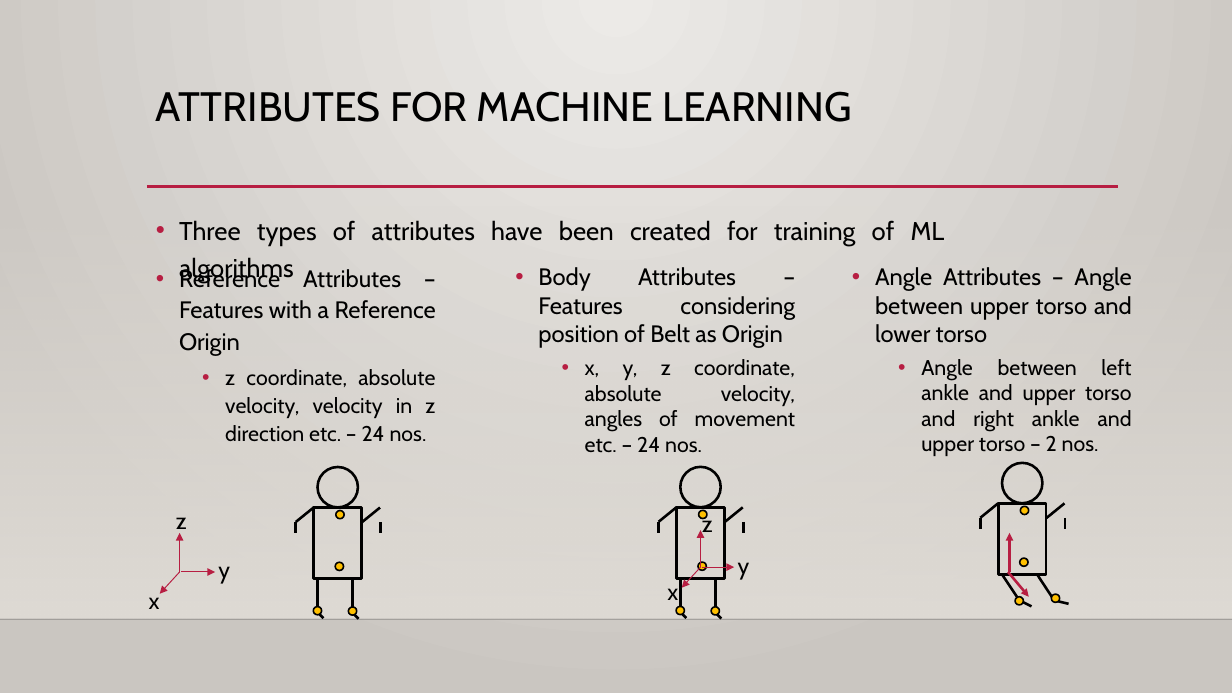
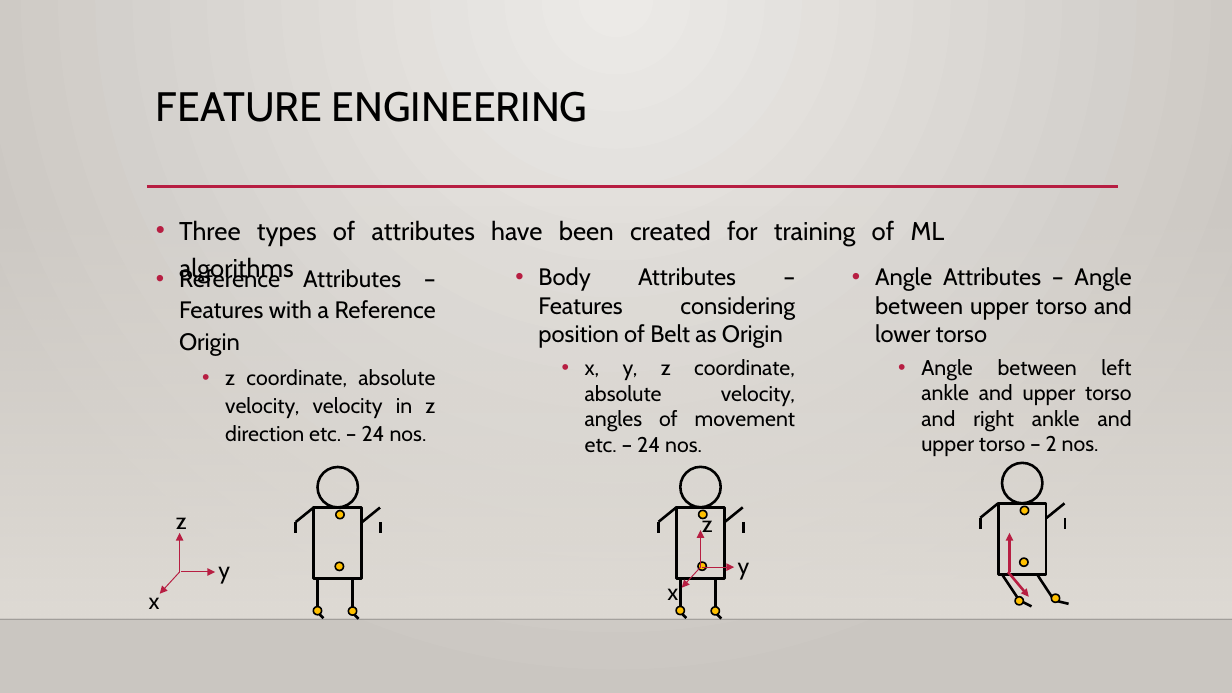
Before and after one commit to pgupta88/Springboard, a slide deck: slide 7 of Capstone_Two/Project Documentation/Technical Presentation.pptx (slide 5 before the commit). Drawn at 1232x693 pixels with LibreOffice and Linux fonts; fonts in the diff are those of the drawing; background and template pictures are left out. Boxes give left, top, right and bottom in pixels: in the first picture for what was removed or moved away, otherwise in the second. Text is boxed around its words. In the diff, an @@ line names an element or a change of style, - is before the commit and + after.

```diff
--- a/Capstone_Two/Project Documentation/Technical Presentation.pptx
+++ b/Capstone_Two/Project Documentation/Technical Presentation.pptx
@@ title at [156,91,588,122]: text changed @@
-ATTRIBUTES FOR MACHINE LEARNING
+FEATURE ENGINEERING
```
Also in this commit, not shown: 5 other slides changed, 5 slides added, 4 slides removed.
